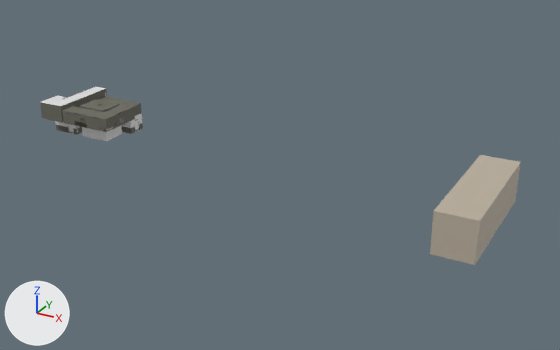
The FBX model Assets/Prefabs/Rooms/StartingArea.fbx: old version first, new version second.
The view is the same before and after, from a 50 mm lens placed at (345.0, -383.0, 183.0), pointed at (173.0, -72.0, 27.0). The lights are fixed; the arrows at lower left show +X, +Y and +Z. The picture after the commit comes second. Where no turn or scale is listed for an object, it has been applied to the vertices.

Before the edit, the objects in view are built like this:
```python
me_cube_153 = bpy.data.meshes.new('Cube.153')
me_cube_153.from_pydata(...)  # 202 vertices, 154 faces; spans x -7.5..13.1, y -8.6..8.0, z -9.0..12.0
# faces by material slot: [107, 47]
me_cube_153.materials.append(mat_sa_concretewall3)  # dark grey #69695e
me_cube_153.materials.append(mat_sa_concretewall4)  # white #e7e7e7
me_cube_154 = bpy.data.meshes.new('Cube.154')
me_cube_154.from_pydata(...)  # 128 vertices, 81 faces; spans x -18.7..17.0, y -9.0..19.0, z -10.0..-1.5
me_cube_154.materials.append(mat_sa_concretewall5)  # dark grey #69695e
me_cube_2340 = bpy.data.meshes.new('Cube.2340')
me_cube_2340.from_pydata(...)  # 324 vertices, 312 faces; spans x 286.0..300.0, y -180.3..-129.7, z 60.0..74.8
me_cube_2340.materials.append(mat_biegecolor)  # grey #bcb19f
ob_cabinet7 = bpy.data.objects.new('Cabinet7', me_cube_2340)
ob_cabinet7.location = (-1.4, 1.4, 5.0)
ob_scp173cell = bpy.data.objects.new('SCP173Cell', me_cube_153)
ob_scp173cell.location = (6.5, -17.0, 9.0)
ob_scp173controlroom = bpy.data.objects.new('SCP173ControlRoom', me_cube_154)
ob_scp173controlroom.location = (13.0, -27.0, 22.0)
# also in view: 'StairsRoom' at (-16.0, -14.0, 12.0); 'SCP173CellEnter' at (10.0, 0.0, 9.0)
```
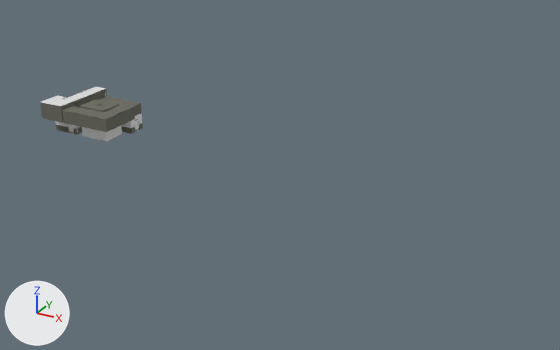
Location of each change, [x1, y1, x2, y2] in pixels of the pictures (560 x 350 px):
'Cabinet7', deleted: before [430, 155, 521, 265]

The change, as a diff of the scene's bpy script:
```diff
--- a/Assets/Prefabs/Rooms/StartingArea.fbx.py
+++ b/Assets/Prefabs/Rooms/StartingArea.fbx.py
@@ ob_cabinet7 @@
-ob_cabinet7 = bpy.data.objects.new('Cabinet7', me_cube_2340)
-ob_cabinet7.location = (-1.4, 1.4, 5.0)
```
